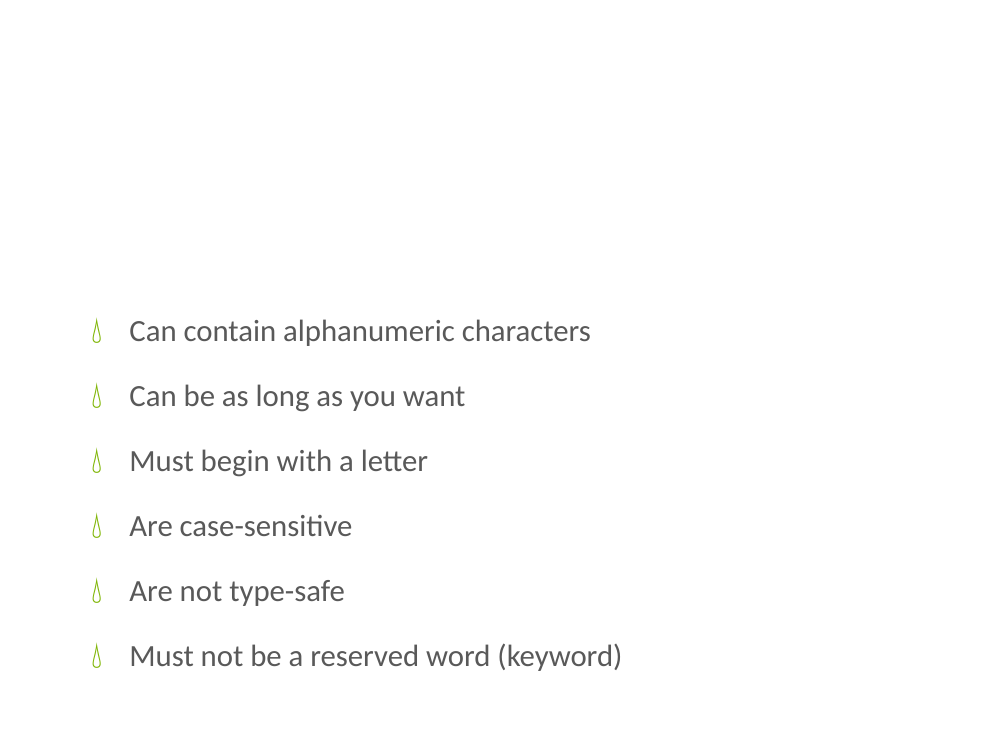
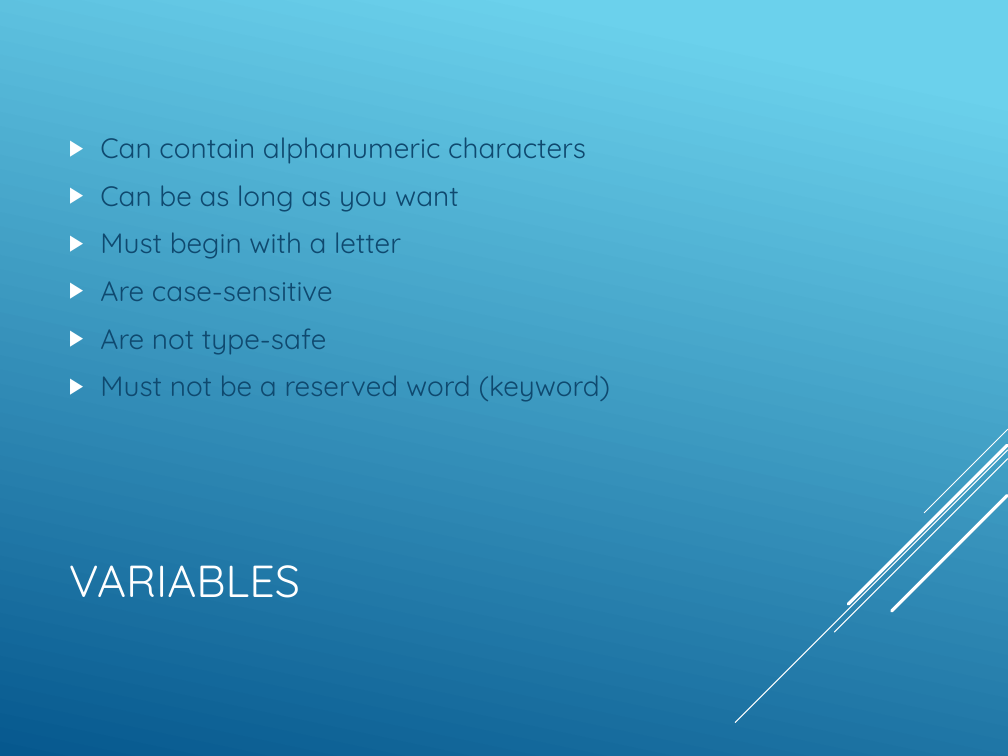
Before and after one commit to mmbader/PythonDojo, a slide deck: slide 3 of slides/klasse1.pptx. Drawn at 1008x756 pixels with LibreOffice and Linux fonts; fonts in the diff are those of the drawing; background and template pictures are left out. Boxes give left, top, right and bottom in pixels: in the first picture for what was removed or moved away, otherwise in the second. Text is boxed around its words. In the diff, an @@ line names an element or a change of style, - is before the commit and + after.

```diff
--- a/slides/klasse1.pptx
+++ b/slides/klasse1.pptx
@@ background picture (left out) to gradient #6ED2EB to #06588E @@
@@ text "Can contain alphanumeric characters" moved from (x1=129, y1=319, x2=622, y2=671) to (x1=100, y1=137, x2=611, y2=402) @@
@@ text "Can contain alphanumeric characters" at (x1=100, y1=137, x2=611, y2=402): size 22 to 20 pt, font Calibri to Quicksand, text colour #595959 to #0F496F; bullet 💧 to ▶; less space between paragraphs; bullet colour #80B606 to #FFFFFF; vertical alignment top to middle @@
@@ group added at (x1=736, y1=429, x2=1008, y2=723): 5 lines @@
@@ title at (x1=69, y1=565, x2=300, y2=598): text changed; size 46 to 32 pt; font Calibri to Quicksand @@
-Variables
+VARIABLES
```
Also in this commit, not shown: 11 other slides changed, 9 other files.
